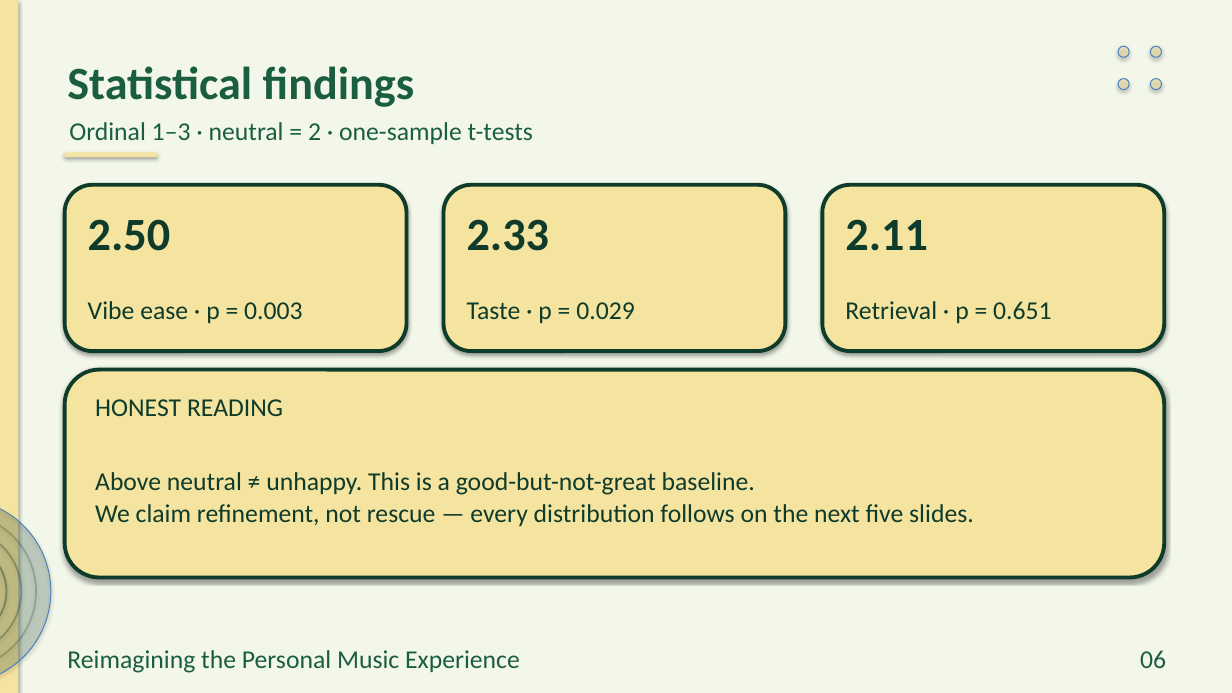
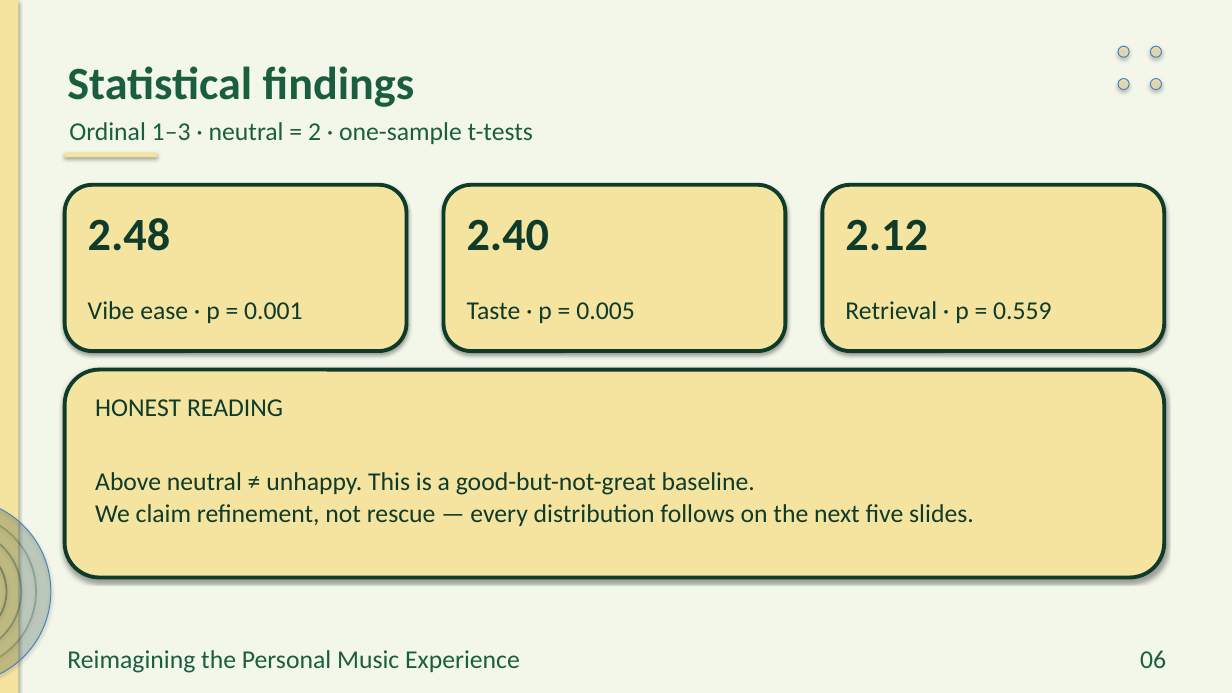
Before and after one commit to preet-kamdar/design-thinking-sem3, a slide deck: slide 6 of docs/Presentation.pptx. Drawn at 1232x693 pixels with LibreOffice and Linux fonts; fonts in the diff are those of the drawing. Boxes give left, top, right and bottom in pixels: in the first picture for what was removed or moved away, otherwise in the second. Text is boxed around its words. In the diff, an @@ line names an element or a change of style, - is before the commit and + after.

```diff
--- a/docs/Presentation.pptx
+++ b/docs/Presentation.pptx
@@ text at box(88, 218, 170, 251): text changed @@
-2.50
+2.48
@@ text at box(467, 219, 549, 251): text changed @@
-2.33
+2.40
@@ text at box(845, 219, 927, 251): text changed @@
-2.11
+2.12
@@ text at box(88, 301, 302, 323): text changed @@
-Vibe ease · p = 0.003
+Vibe ease · p = 0.001
@@ text at box(467, 302, 635, 323): text changed @@
-Taste · p = 0.029
+Taste · p = 0.005
@@ text at box(845, 301, 1051, 323): text changed @@
-Retrieval · p = 0.651
+Retrieval · p = 0.559
```
Also in this commit, not shown: 13 other slides changed, 17 other files.
